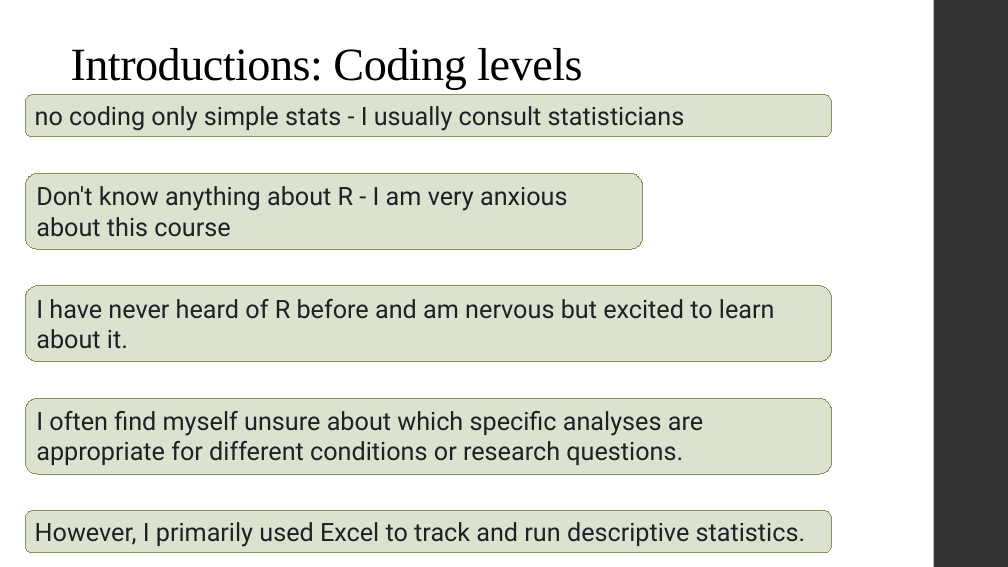
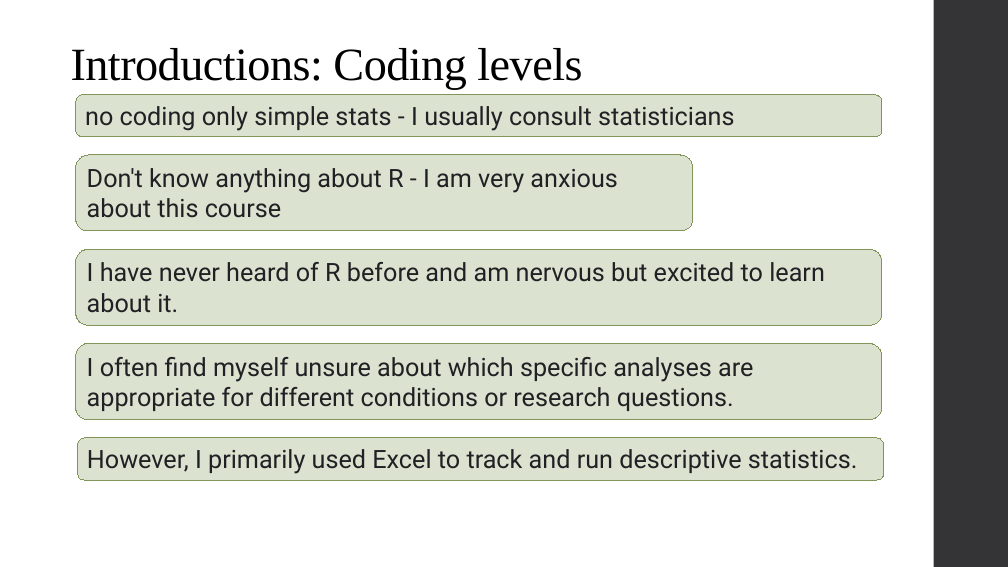
Before and after one commit to alex-hoagland/HAD5772, a slide deck: slide 5 of Lectures/Lecture01_Introduction/Lecture1_Intro.pptx. Drawn at 1008x567 pixels with LibreOffice and Linux fonts; fonts in the diff are those of the drawing. Boxes give left, top, right and bottom in pixels: in the first picture for what was removed or moved away, otherwise in the second. Text is boxed around its words. In the diff, an @@ line names an element or a change of style, - is before the commit and + after.

```diff
--- a/Lectures/Lecture01_Introduction/Lecture1_Intro.pptx
+++ b/Lectures/Lecture01_Introduction/Lecture1_Intro.pptx
@@ rounded rectangle "no coding only simple stats ...": place and size @@
-rounded rectangle "no coding only simple stats ..." at [25, 95, 832, 137]
+rounded rectangle "no coding only simple stats ..." at [76, 95, 882, 137]
@@ rounded rectangle "Don't know anything about R ...": place and size @@
-rounded rectangle "Don't know anything about R ..." at [25, 173, 643, 250]
+rounded rectangle "Don't know anything about R ..." at [76, 155, 693, 231]
@@ rounded rectangle "I have never heard of ...": place and size @@
-rounded rectangle "I have never heard of ..." at [25, 286, 832, 362]
+rounded rectangle "I have never heard of ..." at [76, 250, 882, 326]
@@ rounded rectangle "I often find myself unsure ...": place and size @@
-rounded rectangle "I often find myself unsure ..." at [25, 399, 832, 475]
+rounded rectangle "I often find myself unsure ..." at [76, 343, 882, 420]
@@ rounded rectangle "However, I primarily used Excel ...": place and size @@
-rounded rectangle "However, I primarily used Excel ..." at [25, 510, 832, 553]
+rounded rectangle "However, I primarily used Excel ..." at [78, 438, 885, 480]
```
Also in this commit, not shown: 1 other slide changed, 4 slides added, 2 slides removed, 3 other files.
